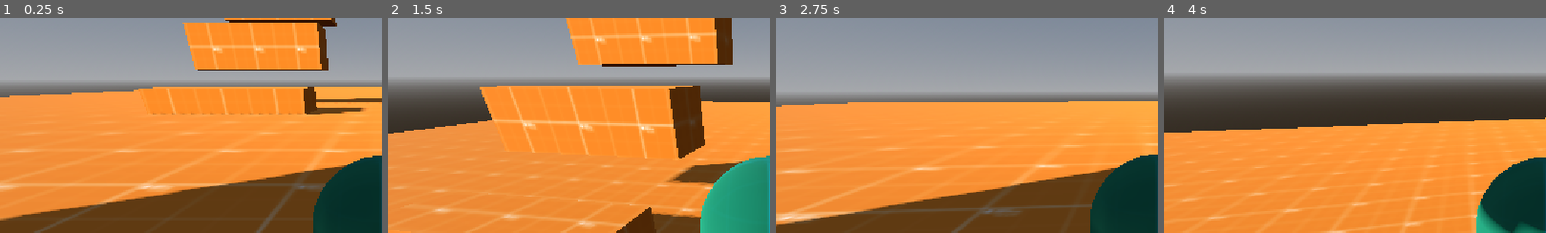
Above: before the commit, frames 1-4 (left to right).
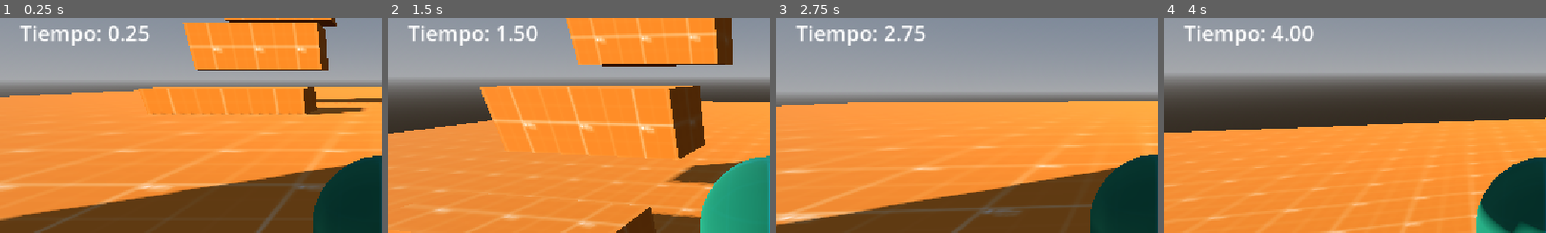
Above: after the commit, the same moments.

Repository: MauroMelender/ProtoProyectGensaku
Game: Godot game, scene res://Test Folder 0.1/escena_testeo.tscn
Same seed, same stepped clock (60 frames per second), same inputs: the game is played once before the commit and once after it.
Inputs (mouse positions are % of the whole screen's width and height, from its top left):
- Up to frame 1 (0.25 s): no input
- Up to frame 2 (1.5 s): tap Enter (ui_accept) at 0.5, 0.77 s; move the mouse to (55, 50) at 0.52 s; hold W (ui_up) from 0.53 s (still down); tap Q (dash) at 0.6, 1.35 s; move the mouse to (45, 50) at 1.27 s
- Up to frame 3 (2.75 s): keep holding W (ui_up); tap Enter (ui_accept) at 1.52 s; move the mouse to (52, 48) at 2.02 s; tap Q (dash) at 2.1 s
- Up to frame 4 (4 s): keep holding W (ui_up); move the mouse to (49, 52) at 2.77 s; tap Q (dash) at 2.85, 3.6 s; tap Enter (ui_accept) at 3.02, 3.77 s; move the mouse to (57, 51) at 3.52 s
The pictures show only the part of the screen within x 0-50%, y 5-55%; the shares and areas given below are measured in that part.

The runs differ from the first frame. In frame 1, 1.1% of the frame differs, in the area x 5-40%, y 3-13%; in frame 2, 1.1%; in frame 3, 1.1%; in frame 4, 1.1%.

Commit message:
creacion de canvaslayer

Diff:
--- a/Test Folder 0.1/escena_testeo.gd
+++ b/Test Folder 0.1/escena_testeo.gd
@@ -1,8 +1,13 @@
 extends Node3D
+
 var tiempo_transcurrido := 0.0
 var jugando := true
+
+@onready var tiempo_label = $CanvasLayer/TiempoLabel
 
 func _process(delta):
 	if jugando:
 		tiempo_transcurrido += delta
 		GameManager.tiempo_actual = tiempo_transcurrido
+
+		tiempo_label.text = "Tiempo: %.2f" % tiempo_transcurrido
--- a/Test Folder 0.1/escena_testeo.tscn
+++ b/Test Folder 0.1/escena_testeo.tscn
@@ -461,3 +461,13 @@
 
 [node name="WorldEnvironment" type="WorldEnvironment" parent="." unique_id=1124961282]
 environment = SubResource("Environment_fcx47")
+
+[node name="CanvasLayer" type="CanvasLayer" parent="." unique_id=1332229414]
+
+[node name="TiempoLabel" type="Label" parent="CanvasLayer" unique_id=1179603873]
+offset_left = 30.0
+offset_top = 30.0
+offset_right = 160.0
+offset_bottom = 53.0
+theme_override_font_sizes/font_size = 32
+text = "Tiempo: 00:00:00"
